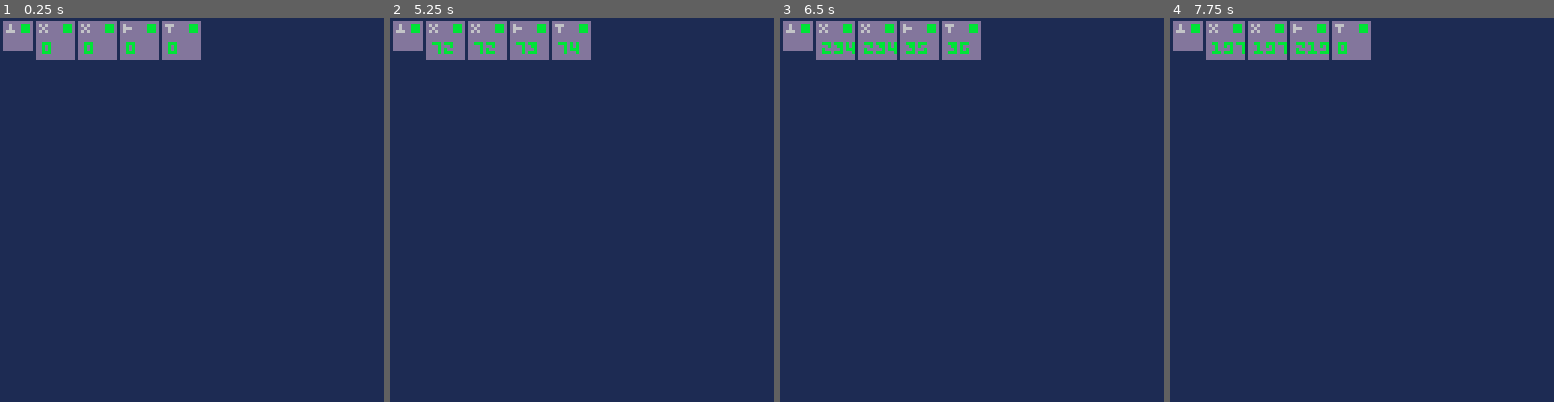
Above: before the commit, frames 1-4 (left to right).
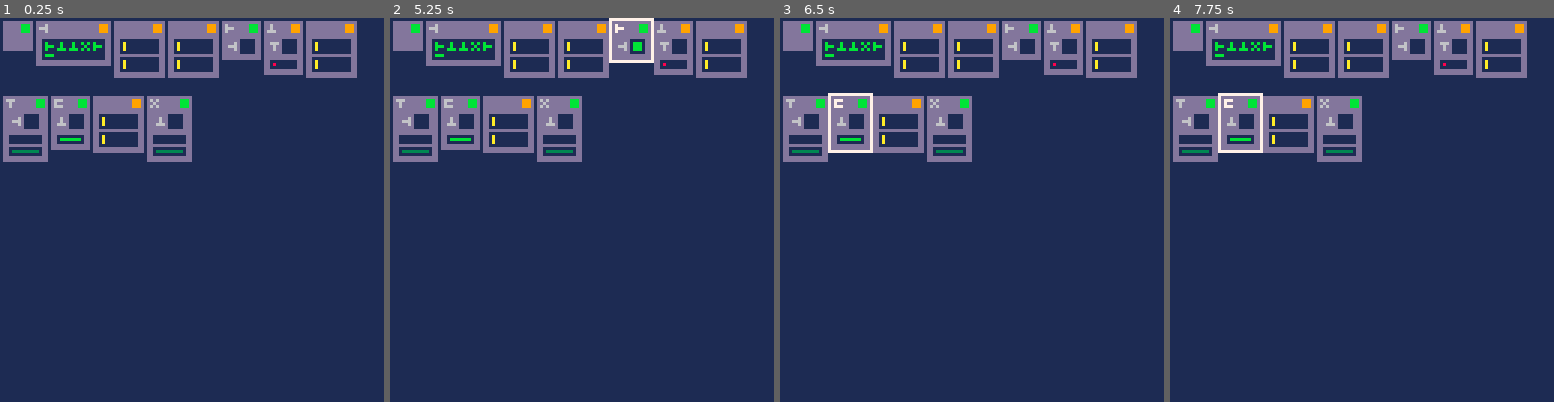
Above: after the commit, the same moments.

Repository: ironchestgames/pico-8-carts
Game: PICO-8 cartridge spaceshipmechanic.p8
The game is run twice, just before and just after one commit, with the same random seed, the same clock (stepped at 60 frames per second) and the same inputs.
Inputs:
- Up to frame 1 (0.25 s): no input
- Up to frame 2 (5.25 s): tap X (X key) at 0.33, 1.07, 1.85, 2.97, 4.08, 5.2 s; tap O (Z key) at 0.7, 1.7, 2.1, 2.5, 2.9, 3.3, 3.7, 4.1, 4.5, 4.9 s; hold Right 1.6-2.1 s; hold Up 2.15-2.42 s; hold Right 2.47-3.03 s; hold Left 3.08-3.58 s; hold Down 3.63-3.97 s; hold Right 4.02-4.68 s; hold Up 4.73-5.03 s; hold Left from 5.08 s (still down)
- Up to frame 3 (6.5 s): tap O (Z key) at 5.3, 5.7, 6.1 s; release Left at 5.68 s; hold Down 5.73-6.03 s; hold Right from 6.08 s (still down); tap X (X key) at 6.32 s
- Up to frame 4 (7.75 s): tap O (Z key) every 0.4 s from 6.5 to 7.7 s; release Right at 6.58 s; hold Right 6.63-7.13 s; hold Up 7.18-7.45 s; tap X (X key) at 7.43 s; hold Right from 7.5 s (still down)

The runs differ from the first frame. In frame 1, 12% of the frame differs, in the area x 0-93%, y 0-38%; in frame 2, 13%; in frame 3, 13%; in frame 4, 13%.

Commit message:
spaceshipmechanic - change to linked list, add some components

Diff:
--- a/spaceshipmechanic.p8
+++ b/spaceshipmechanic.p8
@@ -22,6 +22,19 @@
  return t
 end
 
+function flrrnd(n)
+ return flr(rnd(n))
+end
+
+local function shuffle(_t)
+ for _i=#_t,2,-1 do
+  local _j=flrrnd(_i)+1
+  _t[_i],_t[_j]=_t[_j],_t[_i]
+ end
+ return _t
+end
+
+
 function newrandombtn(_except)
  local _result={0,1,2,3,4,5}
  for _e in all(_except) do
@@ -44,79 +57,32 @@
  end
 
  _col=status2col[_obj.status]
- if _obj.blink > 0 and _obj.blink % 8 >= 4 then
-  _col=1
- end
+ -- if _obj.blink > 0 and _obj.blink % 8 >= 4 then
+ --  _col=1
+ -- end
  rectfill(_offx+_obj.w-4,_offy+1,_offx+_obj.w-2,_offy+3,_col)
 
  return _offx,_offy
 end
 
+triggerfuncs={}
+
 funs={
- -- codeinput={
- --  input=function(_obj)
- --   local _nextb=_obj.code[_obj.pos]
- --   if _obj.pos < 6 and btnp(_nextb) then
- --    _obj.pos+=1
- --   end
- --  end,
- --  update=function(_obj)
- --   _obj.c-=1
- --   if _obj.status == 'ok' then
- --    if _obj.c == 0 then
- --     _obj.status='problem'
- --     _obj.pos=1
- --    end
- --   elseif _obj.status == 'problem' then
- --    if _obj.pos == 6 then
- --     _obj.status='ok'
- --     _obj.c=3000
- --     _obj.blink=30
- --    end
- --   end
- --  end,
- --  draw=function(_obj)
- --   local _offx,_offy=drawbase(_obj)
- --   rectfill(_offx+2,_offy+6,_offx+22,_offy+12,1)
-
- --   local _s=''
- --   for _c in all(_obj.code) do
- --    _s=_s..btn2symbol[_c]
- --   end
- --   print(_s,_offx+3,_offy+7,11)
-
- --   _s=''
- --   local _i=1
- --   while _i < _obj.pos do
- --    local _c=_obj.code[_i]
- --    _s=_s..btn2symbol[_c]
- --    _i+=1
- --   end
- --   local _col=3
- --   if _obj.blink > 0 and _obj.blink % 8 >= 4 then
- --    _col=11
- --   elseif _obj.status == 'ok' then
- --    _col=1
- --   end
- --   print(_s,_offx+3,_offy+7,_col)
-
- --   if _obj.pos < 6 then
- --    print('_',_offx+3+(_obj.pos-1)*4,_offy+8,11)
- --   end
- --  end,
- -- },
-
  powergen={
   init=function(_obj)
-   _obj.b={}
+   _obj.b={4}
+   _obj.powerout=1
+   _obj.ispressed=true
   end,
   input=function(_obj)
+   if btnp(_obj.b) then
+    _obj.ispressed=not _obj.ispressed
+   end
   end,
   update=function(_obj)
-   _obj.power=400
-   local _cnodepow=_obj.power/#_obj.cnodes
-   for _i=1,#_obj.cnodes do
-    _obj.cnodepows[_i]=_cnodepow
+   _obj.powerout=0
+   if _obj.ispressed then
+    _obj.powerout=1
    end
   end,
   draw=function(_obj)
@@ -124,7 +90,66 @@
   end,
  },
 
- pulseshow={
+ codeinput={
+  init=function(_obj)
+   _obj.status='problem'
+  end,
+  input=function(_obj)
+   local _nextb=_obj.code[_obj.pos]
+   if _obj.pos < 6 and btnp(_nextb) then
+    _obj.pos+=1
+    if _obj.pos == 6 then
+     _obj.blink=30
+    end
+   end
+  end,
+  trigger=function(_obj)
+   _obj.status='problem'
+   _obj.pos=1
+  end,
+  update=function(_obj)
+   _obj.powerout=0
+
+   if _obj.status == 'problem' and _obj.pos == 6 and _obj.blink <= 0 then
+    _obj.status='ok'
+   end
+
+   if _obj.status == 'ok' then
+    _obj.powerout=_obj.powerin
+   end
+  end,
+  draw=function(_obj)
+   local _offx,_offy=drawbase(_obj)
+   rectfill(_offx+2,_offy+6,_offx+22,_offy+12,1)
+
+   local _s=''
+   for _c in all(_obj.code) do
+    _s=_s..btn2symbol[_c]
+   end
+   print(_s,_offx+3,_offy+7,11)
+
+   _s=''
+   local _i=1
+   while _i < _obj.pos do
+    local _c=_obj.code[_i]
+    _s=_s..btn2symbol[_c]
+    _i+=1
+   end
+   local _col=3
+   if _obj.blink > 0 and _obj.blink % 8 >= 4 then
+    _col=11
+   elseif _obj.status == 'ok' then
+    _col=1
+   end
+   print(_s,_offx+3,_offy+7,_col)
+
+   if _obj.pos < 6 then
+    print('_',_offx+3+(_obj.pos-1)*4,_offy+8,11)
+   end
+  end,
+ },
+
+ buffer={
   init=function(_obj)
    _obj.b=newrandombtn(_obj.entrycode)
   end,
@@ -132,52 +157,186 @@
 
   end,
   update=function(_obj)
-   local _cnodepow=_obj.power/#_obj.cnodes
-   for _i=1,#_obj.cnodes do
-    _obj.cnodepows[_i]=_cnodepow
-   end
-   _obj.power-=1
+   if _obj.powerin > .2 then
+    _obj.status='ok'
+   else
+    _obj.status='problem'
+   end
+   _obj.powerout+=(_obj.powerin-_obj.powerout)*.01+(rnd()-.5)*.01
+   _obj.powerout=mid(0,_obj.powerout,1)
   end,
   draw=function(_obj)
    local _offx,_offy=drawbase(_obj)
-
-   print(_obj.power,_offx+2,_offy+7,11)
-  end,
- },
-
- -- onoffbutton={
- --  init=function(_obj)
- --   _obj.b=newrandombtn(_obj.entrycode)
- --  end,
- --  input=function(_obj)
- --   if btnp(_obj.b) then
- --    -- if _obj.status == 'ok' then
- --    --  _obj.status='problem'
- --    -- elseif _obj.status == 'problem' then
- --    --  _obj.status='ok'
- --    -- end
- --   end
- --  end,
- --  update=function(_obj)
- --   -- if _obj.inflow < 1 then
- --   --  _obj.status='problem'
- --   -- elseif _obj.outflow < 1 then
- --   --  _obj.status='ok'
- --   -- end
- --  end,
- --  draw=function(_obj)
- --   local _offx,_offy=drawbase(_obj)
-
- --   print(btn2symbol[_obj.b],_offx+2,_offy+7,6)
- --   rectfill(_offx+6,_offy+6,_offx+10,_offy+10,1)
-
- --   local _col=1
- --   if _obj.status == 'ok' then
- --    _col=11
- --   end
- --   rectfill(_offx+7,_offy+7,_offx+9,_offy+9,_col)
- --  end,
- -- },
+   local _powerin=max(_obj.powerin,0)
+   local _powerout=max(_obj.powerout,0)
+
+   rectfill(_offx+2,_offy+6,_offx+14,_offy+10,1)
+   rectfill(_offx+2,_offy+12,_offx+14,_offy+16,1)
+
+   rectfill(
+    _offx+3,
+    _offy+7,
+    _offx+3+10*_powerin,
+    _offy+9,
+    10)
+
+   rectfill(
+    _offx+3,
+    _offy+13,
+    _offx+3+10*_powerout,
+    _offy+15,
+    10)
+  end,
+ },
+
+ timetrigger={
+  init=function(_obj)
+   _obj.b=newrandombtn(_obj.entrycode)
+   _obj.triggerfunc=del(triggerfuncs,rnd(triggerfuncs))
+   _obj.cmax=900
+   _obj.c=_obj.cmax
+  end,
+  input=function(_obj)
+   if btnp(_obj.b) then
+    _obj.ispressed=not _obj.ispressed
+    if _obj.ispressed then
+     _obj.blink=30
+    end
+   end
+  end,
+  update=function(_obj)
+   if _obj.c <= 0 then
+    _obj.triggerfunc()
+    _obj.c=_obj.cmax
+   end
+
+   _obj.powerout=0
+   if _obj.ispressed then
+    _obj.c-=1
+    _obj.powerout=_obj.powerin
+   end
+  end,
+  draw=function(_obj)
+   local _offx,_offy=drawbase(_obj)
+
+   print(btn2symbol[_obj.b],_offx+3,_offy+7,6)
+   rectfill(_offx+7,_offy+6,_offx+11,_offy+10,1)
+
+   local _col=1
+   if _obj.ispressed or _obj.blink > 0 and _obj.blink % 8 >= 4 then
+    _col=11
+   end
+   rectfill(_offx+8,_offy+7,_offx+10,_offy+9,_col)
+
+   rectfill(_offx+2,_offy+13,_offx+12,_offy+15,1)
+   rectfill(_offx+2,_offy+17,_offx+12,_offy+19,1)
+
+   if _obj.ispressed then
+    pset(_offx+8+sin(_obj.c/(_obj.cmax/50))*4-0.5,_offy+14,11)
+   end
+
+   _col=3
+   if _obj.ispressed and _obj.c > _obj.cmax-(_obj.cmax/50) then
+    _col=11
+   end
+   rectfill(_offx+3,_offy+18,_offx+3+(_obj.c/_obj.cmax)*8.5,_offy+18,_col)
+
+  end,
+ },
+
+ onoffbutton={
+  init=function(_obj)
+   _obj.b=newrandombtn(_obj.entrycode)
+  end,
+  trigger=function(_obj)
+   _obj.ispressed=nil
+   _obj.blink=30
+  end,
+  input=function(_obj)
+   if btnp(_obj.b) then
+    _obj.ispressed=not _obj.ispressed
+    if _obj.status == 'problem' and _obj.ispressed then
+     _obj.blink=30
+    end
+   end
+  end,
+  update=function(_obj)
+   _obj.powerout=0
+
+   if _obj.powerin <= 0 then
+    _obj.status='problem'
+    _obj.ispressed=nil
+   else
+    _obj.status='ok'
+    if _obj.ispressed then
+     _obj.powerout=_obj.powerin
+    end
+   end
+  end,
+  draw=function(_obj)
+   local _offx,_offy=drawbase(_obj)
+
+   print(btn2symbol[_obj.b],_offx+2,_offy+7,6)
+   rectfill(_offx+6,_offy+6,_offx+10,_offy+10,1)
+
+   local _col=1
+   if _obj.ispressed or _obj.blink > 0 and _obj.blink % 8 >= 4 then
+    _col=11
+   end
+   rectfill(_offx+7,_offy+7,_offx+9,_offy+9,_col)
+  end,
+ },
+
+ onoffbuttonwbuffer={
+  init=function(_obj)
+   _obj.b=newrandombtn(_obj.entrycode)
+  end,
+  trigger=function(_obj)
+   _obj.ispressed=nil
+   _obj.blink=30
+  end,
+  input=function(_obj)
+   if btnp(_obj.b) then
+    _obj.ispressed=not _obj.ispressed
+    if _obj.status == 'problem' and _obj.ispressed then
+     _obj.blink=30
+    end
+   end
+  end,
+  update=function(_obj)
+   _obj.powerout=0
+
+   if _obj.powerin < .2 then
+    _obj.status='problem'
+    _obj.powerout=0
+    _obj.ispressed=nil
+   else
+    _obj.status='ok'
+    if _obj.ispressed then
+     _obj.powerout=_obj.powerin
+    end
+   end
+  end,
+  draw=function(_obj)
+   local _offx,_offy=drawbase(_obj)
+
+   print(btn2symbol[_obj.b],_offx+2,_offy+7,6)
+   rectfill(_offx+6,_offy+6,_offx+10,_offy+10,1)
+
+   local _col=1
+   if _obj.ispressed or _obj.blink > 0 and _obj.blink % 8 >= 4 then
+    _col=11
+   end
+   rectfill(_offx+7,_offy+7,_offx+9,_offy+9,_col)
+
+   rectfill(_offx+2,_offy+13,_offx+10,_offy+15,1)
+   _col=11
+   if _obj.powerin < .2 then
+    _col=8
+   end
+   line(_offx+3,_offy+14,_offx+3+_obj.powerin*6,_offy+14,_col)
+  end,
+ },
 
  -- channelbuttons={
  --  init=function(_obj)
@@ -250,79 +409,78 @@
  --  fun='channelbuttons',
  -- }
 
- -- {
- --  w=25,h=15,
- --  entrycode={4},
- --  status='ok',
- --  c=10,
- --  fun='codeinput',
- --  code={0,1,2,3,5},
- --  pos=1,
- -- },
-
-root={
- w=10,h=10,
- entrycode={2},
- fun='powergen',
- cnodes={{
-   w=13,h=13,
-   entrycode={5},
-   fun='pulseshow',
-   cnodes={},
-  },
-  {
-   w=13,h=13,
-   entrycode={5},
-   fun='pulseshow',
-   cnodes={{
-    w=13,h=13,
-    entrycode={1},
-    fun='pulseshow',
-    cnodes={{
-     w=13,h=13,
-     entrycode={3},
-     fun='pulseshow',
-     cnodes={},
-    }},
-   }},
-  },
+panels={
+ {
+  fun='powergen',
+  w=10,h=10,
+ },
+ {
+  fun='codeinput',
+  w=25,h=15,
+  entrycode={0},
+  status='ok',
+  c=10,
+  code={1,2,2,5,1},
+  pos=1,
+ },
+ {
+  fun='buffer',
+  w=17,h=19,
+ },
+ {
+  fun='buffer',
+  w=17,h=19,
+ },
+ {
+  fun='onoffbutton',
+  w=13,h=13,
+  entrycode={1},
+ },
+ {
+  fun='onoffbuttonwbuffer',
+  w=13,h=18,
+  entrycode={2},
+ },
+ {
+  fun='buffer',
+  w=17,h=19,
+ },
+ {
+  fun='timetrigger',
+  w=15,h=22,
+  entrycode={3},
+ },
+ {
+  fun='onoffbuttonwbuffer',
+  w=13,h=18,
+  entrycode={4},
+ },
+ {
+  fun='buffer',
+  w=17,h=19,
+ },
+ {
+  fun='timetrigger',
+  w=15,h=22,
+  entrycode={5},
  },
 }
 
-function travtree(_n,_f)
+local first
+
+function travlist(_n,_f)
  if _n then
-  _f(_n)
-  for _cnode in all(_n.cnodes) do
-   travtree(_cnode,_f)
-  end
- end
-end
-
-cotravtree=cocreate(function ()
- while true do
-  local _stack={}
-  add(_stack,root)
-
-  while #_stack > 0 do
-   local _n=_stack[#_stack]
-   del(_stack,_n)
-
-   for _i=1,#_n.cnodes do
-    local _cnode=_n.cnodes[_i]
-    _cnode.power+=max(_n.cnodepows[_i],0)
-    add(_stack,_cnode)
-   end
-
-   yield()
-  end
- end
-end)
+  if not _f(_n) then
+   travlist(_n.link,_f)
+  end
+ end
+end
 
 _init=function()
 
  local _x,_y,_maxy=1,1,0
 
- travtree(root,function(_p)
+ for _p in all(panels) do
   local _funs=funs[_p.fun]
   for _k,_v in pairs(_funs) do
    _p[_k]=_v
@@ -330,11 +488,16 @@
   _p.c=0
   _p.status='ok'
   _p.blink=0
-  _p.power=0
-  _p.cnodepows={}
+  _p.powerin=0
+  _p.powerout=0
+  _p.entrycode=_p.entrycode or {}
+
+  if _p.trigger then
+   add(triggerfuncs,function() _p.trigger(_p) end)
+  end
 
   if _x+_p.w > 128 then
-   _x,_y=0,_maxy
+   _x,_y=1,_maxy
   end
   _p.x=_x
   _p.y=_y
@@ -344,85 +507,83 @@
   end
 
   _x+=_p.w+1
+ end
+
+ first=del(panels,panels[1])
+
+ local _panels=clone(shuffle(panels))
+ while #_panels > 0 do
+  local _p=del(_panels,_panels[1])
+  travlist(first,function(_n)
+   if not _n.link then
+    _n.link=_p
+    return true
+   end
   end)
-
- travtree(root,function(_p)
+ end
+
+ travlist(first,function(_p)
   _p.init(_p)
-  end)
+ end)
 
  curpanel=nil
 end
 
 
-tick=0
-
 _update=function()
- tick+=1
-
- -- if curpanel then
- --  local _count=0
- --  for _b in all(curpanel.entrycode) do
- --   if btnp(_b) then
- --    _count+=1
- --   end
- --  end
- --  if _count == #curpanel.entrycode then
- --   curpanel=nil
- --  end
- -- else
- --  travtree(root,function(_p)
- --   local _count=0
- --   for _b in all(_p.entrycode) do
- --    if btnp(_b) then
- --     _count+=1
- --    end
- --   end
- --   if _count == #_p.entrycode then
- --   -- if _p.status != 'blocked' and _count == #_p.entrycode then
- --    curpanel=_p
- --   end
- --   end)
- -- end
-
- -- if curpanel then
- --  curpanel.input(curpanel)
- -- end
-
- travtree(root,function(_p)
+
+ if curpanel then
+  local _count=0
+  for _b in all(curpanel.entrycode) do
+   if btnp(_b) then
+    _count+=1
+   end
+  end
+  if _count == #curpanel.entrycode then
+   curpanel=nil
+  end
+ else
+  travlist(first,function(_p)
+   local _count=0
+   for _b in all(_p.entrycode) do
+    if btnp(_b) then
+     _count+=1
+    end
+   end
+   if _count > 0 and _count == #_p.entrycode then
+   -- if _p.status != 'blocked' and _count == #_p.entrycode then
+    curpanel=_p
+   end
+   end)
+ end
+
+ if curpanel then
+  curpanel.input(curpanel)
+ end
+
+ travlist(first,function(_p)
   _p.update(_p)
-  _p.power=max(_p.power,0)
-  debug('power '.._p.power)
-  end)
-
- if tick % 30 == 0 then
-  status=coresume(cotravtree)
-  debug('status: '..tostr(status))
- end
-
- -- for _p in all(panels) do
- --  if _p.blink > 0 then
- --   _p.blink-=1
- --  end
- --  for _l in all(_p.inlinks) do
- --   _p.inflow+=_l.outflow
- --  end
- --  -- if _p.status == 'blocked' then
- --  --  _p.status='problem'
- --  -- end
-
- --  _p.update(_p)
- -- end
+
+  if _p.blink > 0 then
+   _p.blink-=1
+  end
+
+  if _p.link then
+   _p.link.powerin=_p.powerout
+  end
+ end)
+
 end
 
 _draw=function()
  cls(1)
 
- travtree(root,function(_p)
+ travlist(first,function(_p)
   if _p == curpanel then
    rect(_p.x-1,_p.y-1,_p.x+_p.w,_p.y+_p.h,7)
   end
   _p.draw(_p)
-  end)
+ end)
 
  -- print'l \x8b  r \x91  u \x94  d \x83  o \x8e  x \x97'
 end
